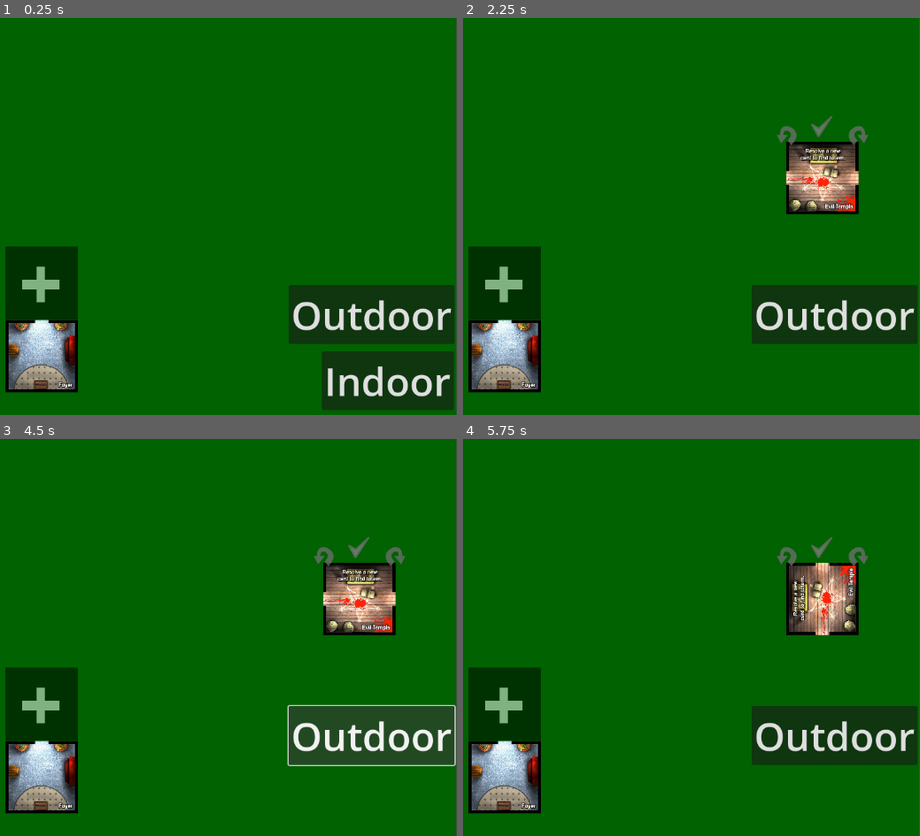
Above: before the commit, frames 1-4 (two rows, left to right).
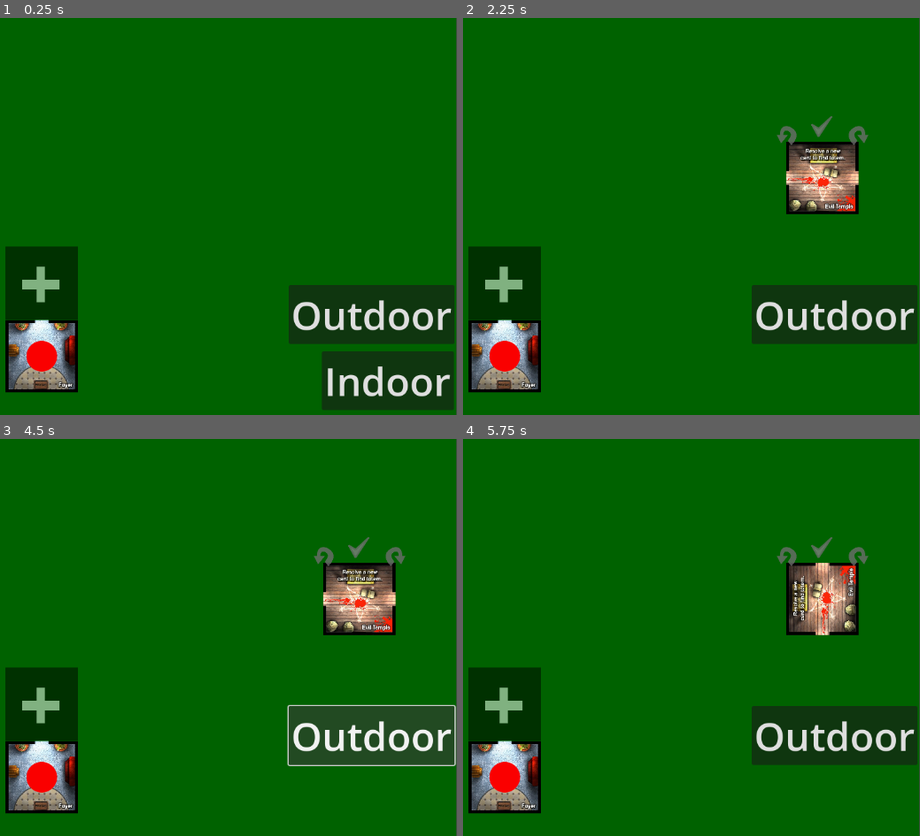
Above: after the commit, the same moments.

Repository: angelaliuyl/godot-zimp
Game: Godot game, scene res://main.tscn
Same seed, same stepped clock (60 frames per second), same inputs: the game is played once before the commit and once after it.
Inputs (mouse positions are in pixels of both pictures, inside the frame that each line leads up to):
- Up to frame 1 (0.25 s): no input
- Up to frame 2 (2.25 s): click (504, 355) at 0.5 s; click (504, 355) at 1.27 s; click "Indoor" at 2 s
- Up to frame 3 (4.5 s): click (361, 546) at 2.75 s; click (361, 546) at 3.5 s; click "Outdoor" at 4.25 s
- Up to frame 4 (5.75 s): click (787, 554) at 5 s

The runs differ from the first frame. In frame 1, 0.4% of the frame differs, in the area x 5-13%, y 81-90%; in frame 2, 0.4%; in frame 3, 0.4%; in frame 4, 0.4%.

Commit message:
A mess of updates
* Added player token (not yet functional)
* fixed issue of tile being inside multiple placement spaces (will now move to closest one)
* reworked when and how tiles will "drop" into placement space

Diff:
--- a/main.gd
+++ b/main.gd
@@ -10,6 +10,7 @@
 # Called when the node enters the scene tree for the first time.
 func _ready():
 	_load_starting_tile()
+	$PlayerToken.position = $StartingTileMarker.position
 
 	# randomise indoor_deck
 	indoor_deck.shuffle()
@@ -29,6 +30,7 @@
 func generate_indoor_tile():
 	if indoor_deck.size() > 0:
 		add_child(indoor_tile_generation(indoor_deck.pop_front()))
+		move_child($PlayerToken, -1)
 	if indoor_deck.size() <= 0:
 		print("no indoor tiles left")
 	$"HUD/Indoor button".hide()
--- a/main.tscn
+++ b/main.tscn
@@ -1,8 +1,9 @@
-[gd_scene load_steps=4 format=3 uid="uid://dn4u6wd7j6tgt"]
+[gd_scene load_steps=5 format=3 uid="uid://dn4u6wd7j6tgt"]
 
 [ext_resource type="Script" path="res://main.gd" id="1_4tncw"]
 [ext_resource type="PackedScene" uid="uid://by51q8407v5jq" path="res://room_tile.tscn" id="1_6fcyy"]
 [ext_resource type="PackedScene" uid="uid://cx5qm6fcmvqat" path="res://hud.tscn" id="2_624k5"]
+[ext_resource type="PackedScene" uid="uid://bgfbqlt7g4bmi" path="res://player_token.tscn" id="4_p84xj"]
 
 [node name="Main" type="Node2D"]
 script = ExtResource("1_4tncw")
@@ -31,4 +32,7 @@
 [node name="NewTileMarker" type="Marker2D" parent="."]
 position = Vector2(993, 261)
 
+[node name="PlayerToken" parent="." instance=ExtResource("4_p84xj")]
+scale = Vector2(0.5, 0.5)
+
 [connection signal="make_indoor_tile" from="HUD" to="." method="generate_indoor_tile"]
--- /dev/null
+++ b/player_token.gd
@@ -0,0 +1,61 @@
+extends CharacterBody2D
+
+#region Click and drag code, maybe make this more universal
+
+var dragging = false
+var offset = Vector2.ZERO
+var mouse_in = false
+
+var initial_position
+var is_placed_in_spot
+
+
+func _process(delta):
+	if dragging:
+		var new_position = get_global_mouse_position() - offset
+		position = new_position
+		offset = get_global_mouse_position() - position
+
+#endregion
+
+#region Dropping code
+
+var is_inside_dropable
+var drop_space_body_ref
+
+func _on_area_2d_body_entered(body):
+	if body.is_in_group('player_tile_placement_space'):
+		print("entered tile space")
+
+		if !is_inside_dropable:
+			is_inside_dropable = true
+			drop_space_body_ref = body
+			print("saved new body ref")
+			print(body.position)
+
+func _on_area_2d_body_exited(body):
+	if body.is_in_group('player_tile_placement_space'):
+		print("exited tile space")
+		if is_inside_dropable:
+			is_inside_dropable = false
+
+#endregion
+
+
+
+func _on_sprite_2d_button_up():
+	dragging = false
+	var tween = get_tree().create_tween()
+	var go_to_position
+	if is_inside_dropable:
+		go_to_position = drop_space_body_ref.global_position
+		is_placed_in_spot = true
+	else:
+		go_to_position = initial_position
+
+	tween.tween_property(self, "position", go_to_position, 0.2).set_ease(Tween.EASE_OUT)
+
+func _on_sprite_2d_button_down():
+	dragging = true
+	initial_position = position
+	offset = get_global_mouse_position() - global_position
--- /dev/null
+++ b/player_token.tscn
@@ -0,0 +1,39 @@
+[gd_scene load_steps=5 format=3 uid="uid://bgfbqlt7g4bmi"]
+
+[ext_resource type="Texture2D" uid="uid://bfuoqus5kcx5v" path="res://media/UI/player.png" id="1_b0pmo"]
+[ext_resource type="Script" path="res://player_token.gd" id="1_twwtr"]
+
+[sub_resource type="CircleShape2D" id="CircleShape2D_by1rc"]
+radius = 50.0
+
+[sub_resource type="CircleShape2D" id="CircleShape2D_dhh3o"]
+radius = 50.0
+
+[node name="PlayerToken" type="CharacterBody2D"]
+input_pickable = true
+script = ExtResource("1_twwtr")
+
+[node name="Sprite2D" type="TextureButton" parent="."]
+offset_left = -50.0
+offset_top = -50.0
+offset_right = 50.0
+offset_bottom = 50.0
+texture_normal = ExtResource("1_b0pmo")
+texture_pressed = ExtResource("1_b0pmo")
+texture_hover = ExtResource("1_b0pmo")
+texture_disabled = ExtResource("1_b0pmo")
+texture_focused = ExtResource("1_b0pmo")
+
+[node name="CollisionShape2D" type="CollisionShape2D" parent="."]
+shape = SubResource("CircleShape2D_by1rc")
+
+[node name="Area2D" type="Area2D" parent="."]
+
+[node name="CollisionShape2D" type="CollisionShape2D" parent="Area2D"]
+shape = SubResource("CircleShape2D_dhh3o")
+
+[connection signal="button_down" from="Sprite2D" to="." method="_on_sprite_2d_button_down"]
+[connection signal="button_up" from="Sprite2D" to="." method="_on_sprite_2d_button_up"]
+[connection signal="toggled" from="Sprite2D" to="." method="_on_sprite_2d_toggled"]
+[connection signal="body_entered" from="Area2D" to="." method="_on_area_2d_body_entered"]
+[connection signal="body_exited" from="Area2D" to="." method="_on_area_2d_body_exited"]
--- a/room_tile.gd
+++ b/room_tile.gd
@@ -12,7 +12,7 @@
 var room_name_string
 
 var is_inside_dropable
-var drop_space_body_ref
+var drop_space_body_ref_list = []
 var initial_position
 var is_placed_in_spot
 
@@ -57,15 +57,7 @@
 			position = new_position
 
 			offset = get_global_mouse_position() - position
-		elif Input.is_action_just_released("click"):
-			var tween = get_tree().create_tween()
-			var go_to_position
-			if is_inside_dropable:
-				go_to_position = drop_space_body_ref.global_position
-				is_placed_in_spot = true
-			else:
-				go_to_position = initial_position
-			tween.tween_property(self, "position", go_to_position, 0.2).set_ease(Tween.EASE_OUT)
+
 
 func _move_and_slide_alt(currentPosition, newPosition, delta):
 	var distance = currentPosition.distance_to(newPosition)
@@ -87,6 +79,19 @@
 
 func _on_button_button_up():
 	dragging = false
+	var tween = get_tree().create_tween()
+	var go_to_position
+	if _is_drop_space_body_ref_saved():
+		print("Inside Dropable")
+		_return_index_of_closest_body()
+		print(drop_space_body_ref_list)
+		go_to_position = drop_space_body_ref_list[0].global_position
+		is_placed_in_spot = true
+	else:
+		print("not inside dropable")
+		go_to_position = initial_position
+	tween.tween_property(self, "position", go_to_position, 0.2).set_ease(Tween.EASE_OUT)
+
 
 func _on_tile_ui_turn_left():
 	var tween = get_tree().create_tween()
@@ -102,11 +107,10 @@
 	doorway  = _rotate_array_cw(doorway, 1)
 
 func _on_tile_ui_mark_done():
-	#TODO stop being able to place if the doorways don't line up
 	if is_placed_in_spot:
-		if drop_space_body_ref != null:
+		if _is_drop_space_body_ref_saved():
 			# first check if the move is valid
-			var own_space = (drop_space_body_ref.pos_direction + 2) % 4
+			var own_space = (drop_space_body_ref_list[0].pos_direction + 2) % 4
 			if !doorway[own_space]:
 				return
 
@@ -116,7 +120,7 @@
 			print(doorway)
 
 			# turn off snapping body
-			drop_space_body_ref.queue_free()
+			drop_space_body_ref_list[0].queue_free()
 
 			tile_placed.emit()
 
@@ -125,6 +129,17 @@
 		$CollisionShape2D.set_deferred("disabled", 1)
 		placed = true
 		$TileUI.hide()
+
+func _return_index_of_closest_body():
+	# figure out distance from all linked bodies
+	var expectedIndex
+	var minDistance
+	for i in range(drop_space_body_ref_list.size()):
+		var distance = position.distance_to(drop_space_body_ref_list[i].global_position)
+		if minDistance == null || minDistance > distance:
+			minDistance = distance
+			expectedIndex = i
+	drop_space_body_ref_list = [drop_space_body_ref_list[expectedIndex]]
 
 func _spawn_tile_snapping_spaces():
 	var placementSpace = tile_placement_scene.instantiate()
@@ -162,6 +177,9 @@
 		new_array[new_index] = old_array[i]
 	return new_array
 
+func _is_drop_space_body_ref_saved():
+	return drop_space_body_ref_list.size() > 0 && drop_space_body_ref_list[0] != null
+
 func _on_area_2d_body_entered(body:StaticBody2D):
 	if body.is_in_group('dropable'):
 		print("entered body")
@@ -169,9 +187,9 @@
 
 		if !is_inside_dropable:
 			is_inside_dropable = true
-			drop_space_body_ref = body
-			print("saved new body ref")
-			print(body.position)
+		drop_space_body_ref_list.append(body)
+		print("saved new body ref")
+		print(body.position)
 
 func _on_area_2d_body_exited(body:StaticBody2D):
 	if body.is_in_group('dropable'):
@@ -179,6 +197,9 @@
 		body.sprite_scale = body.sprite_scale / 1.1
 		if is_inside_dropable:
 			is_inside_dropable = false
+		if _is_drop_space_body_ref_saved():
+			drop_space_body_ref_list.erase(body)
+			print(drop_space_body_ref_list)
 
 #TODO this might not be needed anymore, consider removing
 func room_tile_placed(pos_dir):
--- a/room_tile.tscn
+++ b/room_tile.tscn
@@ -11,6 +11,9 @@
 [sub_resource type="RectangleShape2D" id="RectangleShape2D_p7j8f"]
 size = Vector2(593, 593)
 
+[sub_resource type="RectangleShape2D" id="RectangleShape2D_uuhj0"]
+size = Vector2(590, 590)
+
 [node name="Tile" type="CharacterBody2D" groups=["draggable"]]
 scale = Vector2(0.8, 0.8)
 disable_mode = 1
@@ -19,7 +22,7 @@
 tile_placement_scene = ExtResource("4_ubyep")
 metadata/_edit_group_ = true
 
-[node name="CollisionShape2D" type="CollisionShape2D" parent="." groups=["player_tile"]]
+[node name="CollisionShape2D" type="CollisionShape2D" parent="."]
 scale = Vector2(0.25, 0.25)
 shape = SubResource("RectangleShape2D_8knk0")
 debug_color = Color(0, 0.6, 0.701961, 0.419608)
@@ -56,6 +59,13 @@
 scale = Vector2(0.25, 0.25)
 shape = SubResource("RectangleShape2D_p7j8f")
 
+[node name="TileStaticBody" type="StaticBody2D" parent="." groups=["player_tile_placement_space"]]
+scale = Vector2(0.25, 0.25)
+
+[node name="TSBCollisionShape2D" type="CollisionShape2D" parent="TileStaticBody"]
+position = Vector2(-1.66893e-05, 0)
+shape = SubResource("RectangleShape2D_uuhj0")
+
 [connection signal="button_down" from="Button" to="." method="_on_button_button_down"]
 [connection signal="button_up" from="Button" to="." method="_on_button_button_up"]
 [connection signal="mark_done" from="TileUI" to="." method="_on_tile_ui_mark_done"]
Binary file added: media/UI/player.png
Not shown, added: media/UI/player.png.import
Not shown: 1 places in room_tile.tscn that only renumber resources
Not shown, added: media/krita files/player.kra
